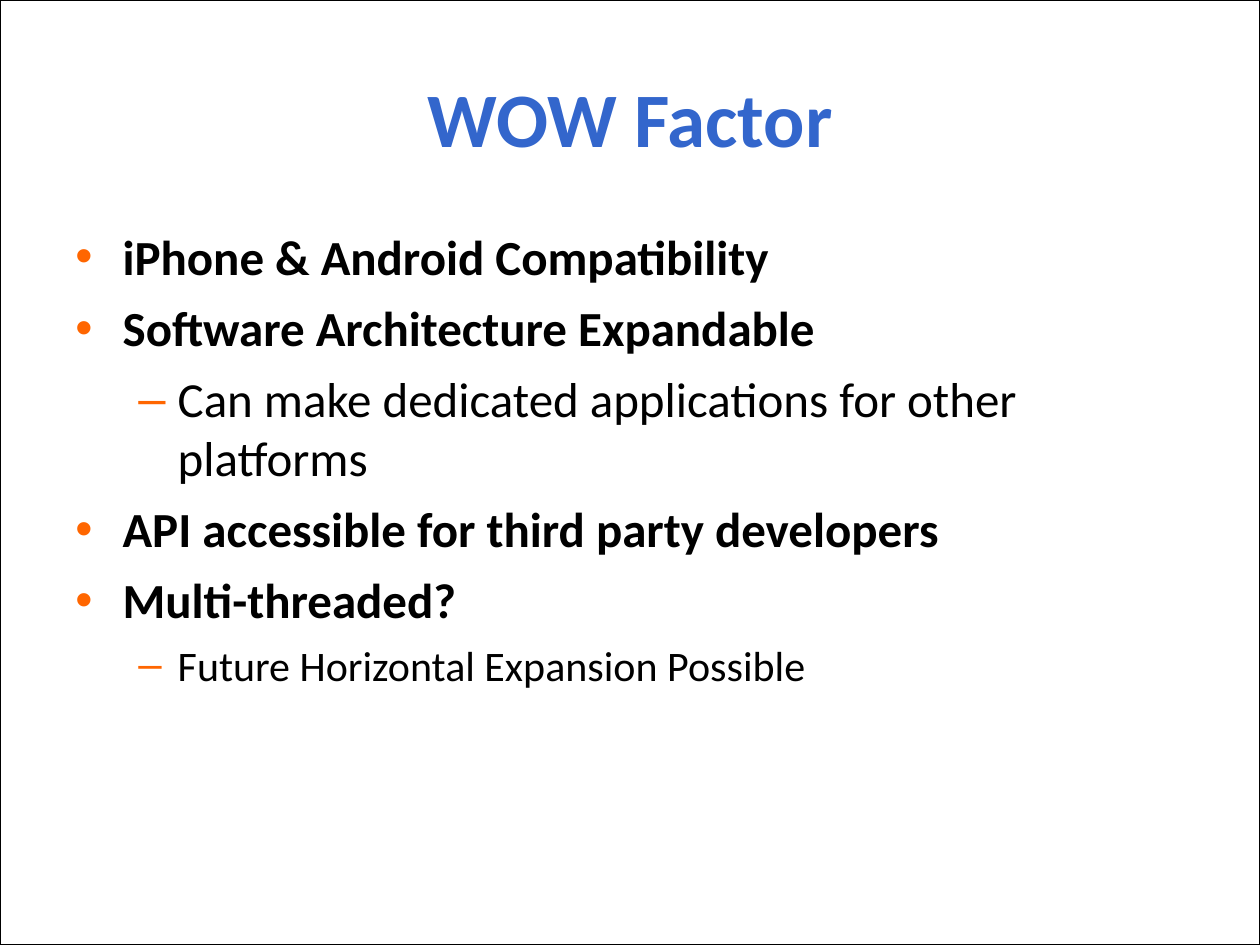
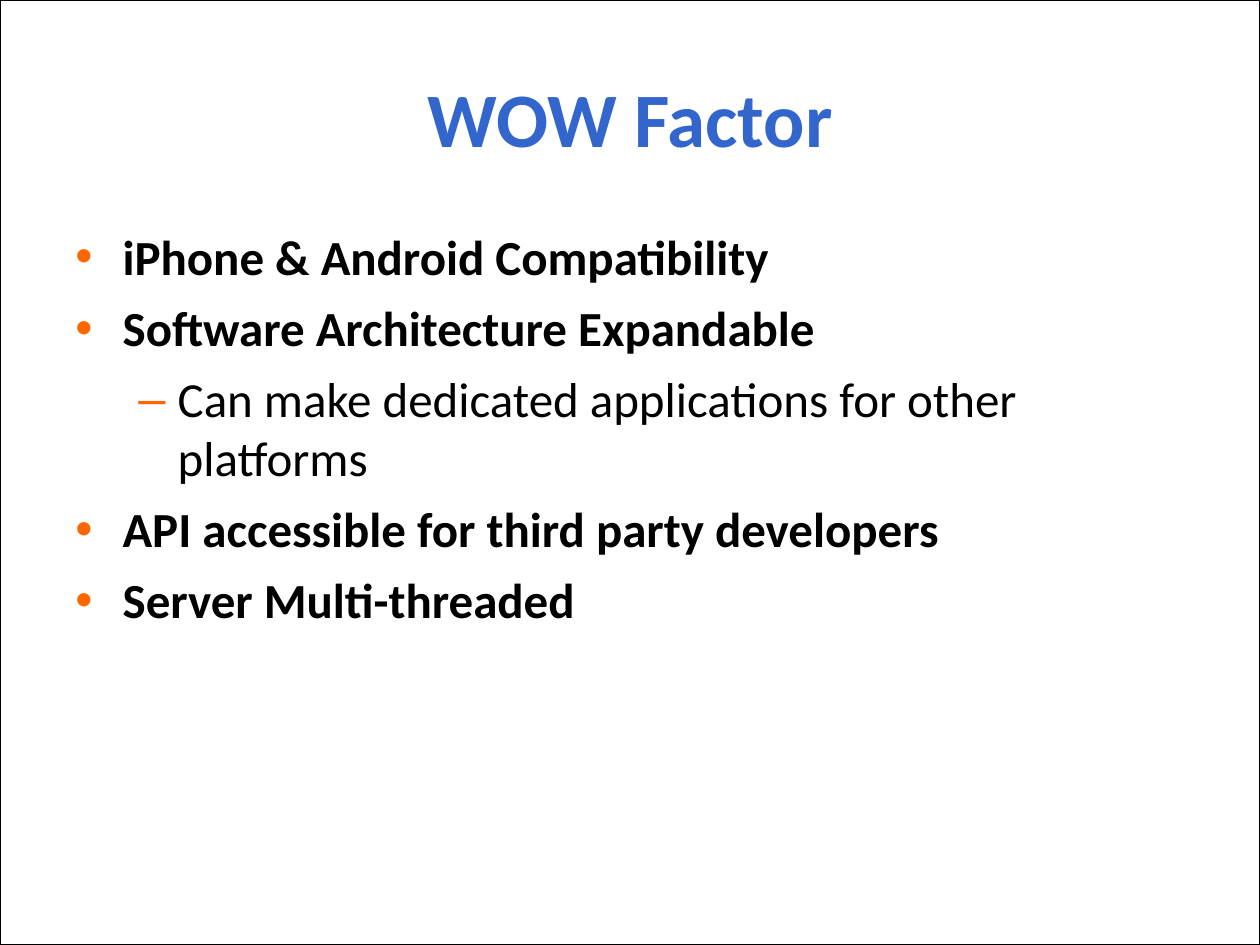
Before and after one commit to aajackson/Creepers, a slide deck: slide 13 of Documentation/MyFavs Presentation.ppt. Drawn at 1260x945 pixels with LibreOffice and Linux fonts; fonts in the diff are those of the drawing; background and template pictures are left out. Boxes give left, top, right and bottom in pixels: in the first picture for what was removed or moved away, otherwise in the second. Text is boxed around its words. In the diff, an @@ line names an element or a change of style, - is before the commit and + after.

```diff
--- a/Documentation/MyFavs Presentation.ppt
+++ b/Documentation/MyFavs Presentation.ppt
@@ text at (123,583,575,619): text changed; size 24 to 28 pt; bold on @@
-• Multi-threaded?
-  – Future Horizontal Expansion Possible
+• Server Multi-threaded
```
Also in this commit, not shown: 3 other slides changed, 1 other file.
